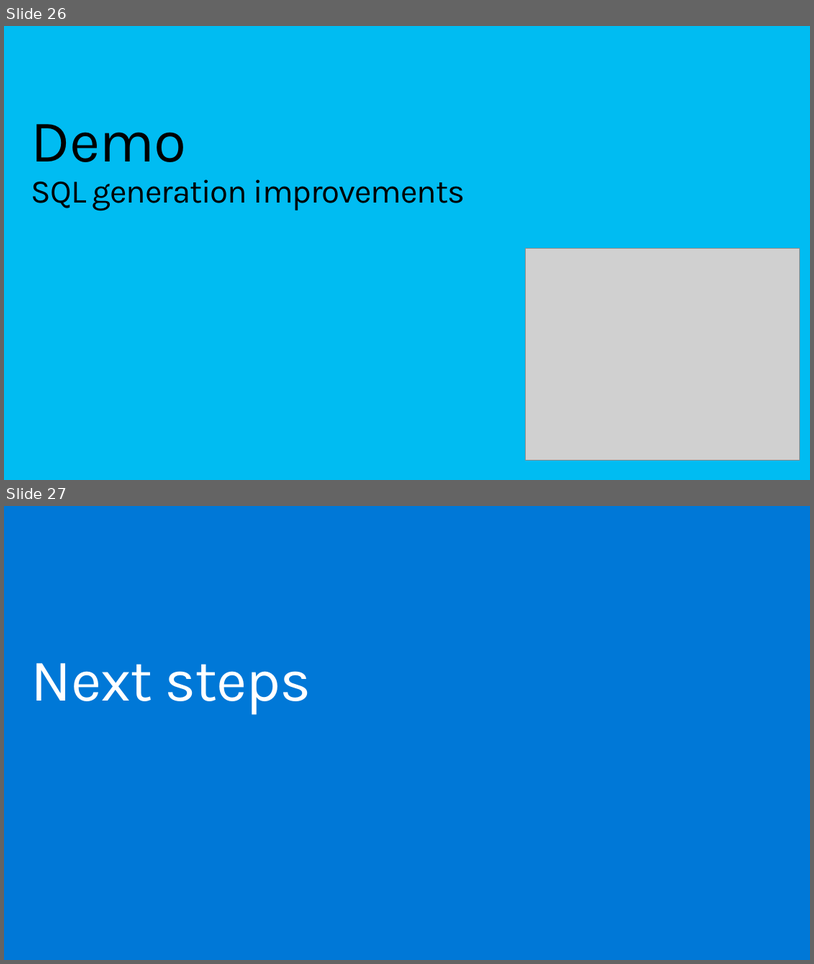
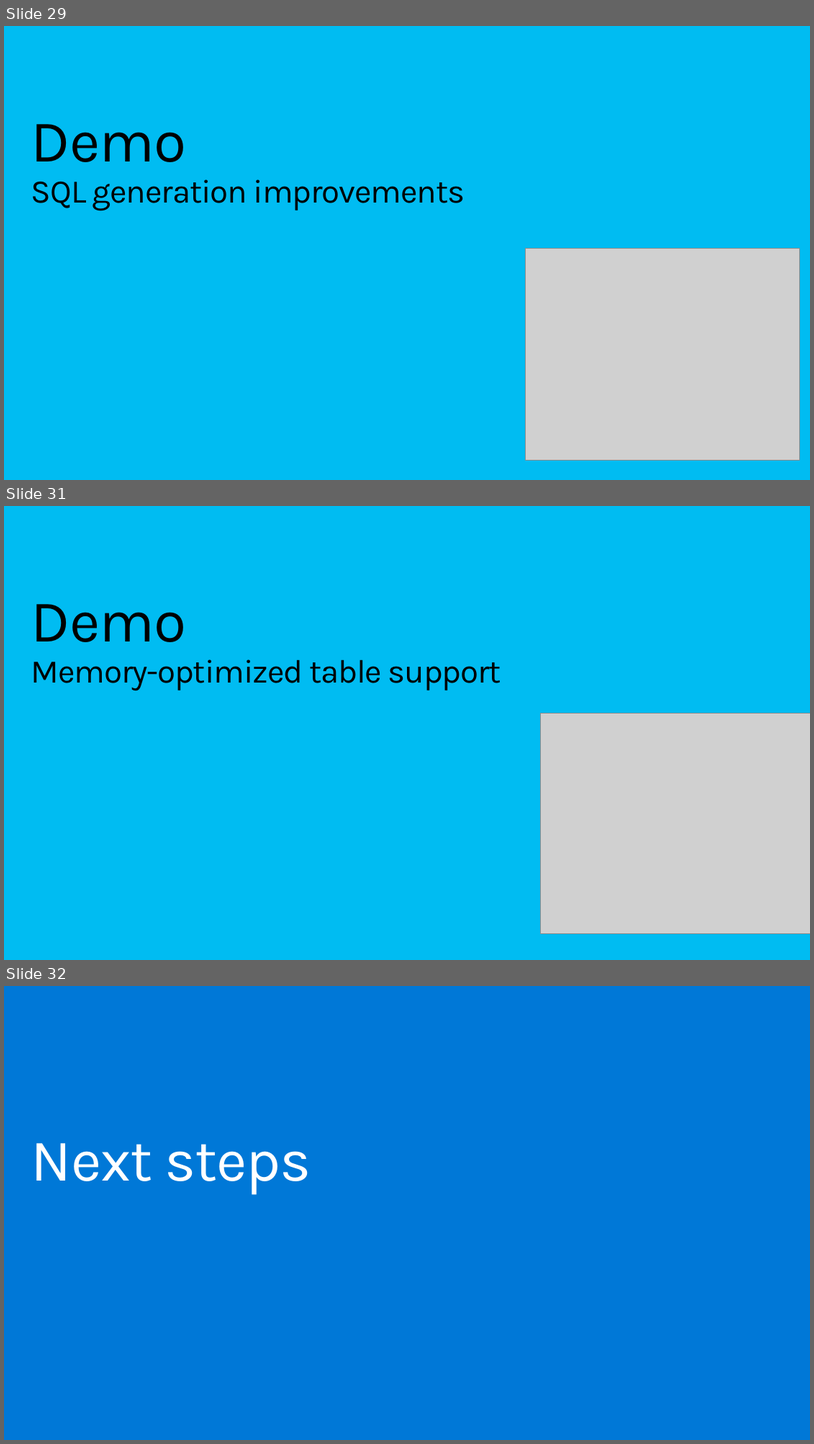
Before and after one commit to rowanmiller/Demo-EFCore, a slide deck: SlideDeck.pptx. Shown one above the other, each under a label of ours: slides 26 and 27 before the commit, slides 29, 31 and 32 after it; the slides between them are not shown. The pictures are 814x964 and 814x1444 pixels, drawn with LibreOffice and Linux fonts; fonts in the diff are those of the drawing; grey boxes stand for pictures. Boxes give left, top, right and bottom in pixels: in the first picture for what was removed or moved away, otherwise in the second. Text is boxed around its words. In the diff, an @@ line names an element or a change of style, - is before the commit and + after.

```diff
--- a/SlideDeck.pptx
+++ b/SlideDeck.pptx
@@ slide 31 added at [4, 506, 810, 960], background #00BCF2 @@
@@ title added at [31, 604, 502, 691], 40 pt, text #000000 @@
+Demo
+Memory-optimized table support
@@ picture added at [540, 713, 810, 934] @@
@@ what was slide 26 is now slide 29 @@
@@ what was slide 27 is now slide 32 @@
```
Also in this commit, not shown: 10 slides changed, 5 other slides added, 1 slide removed, 1 other file.
